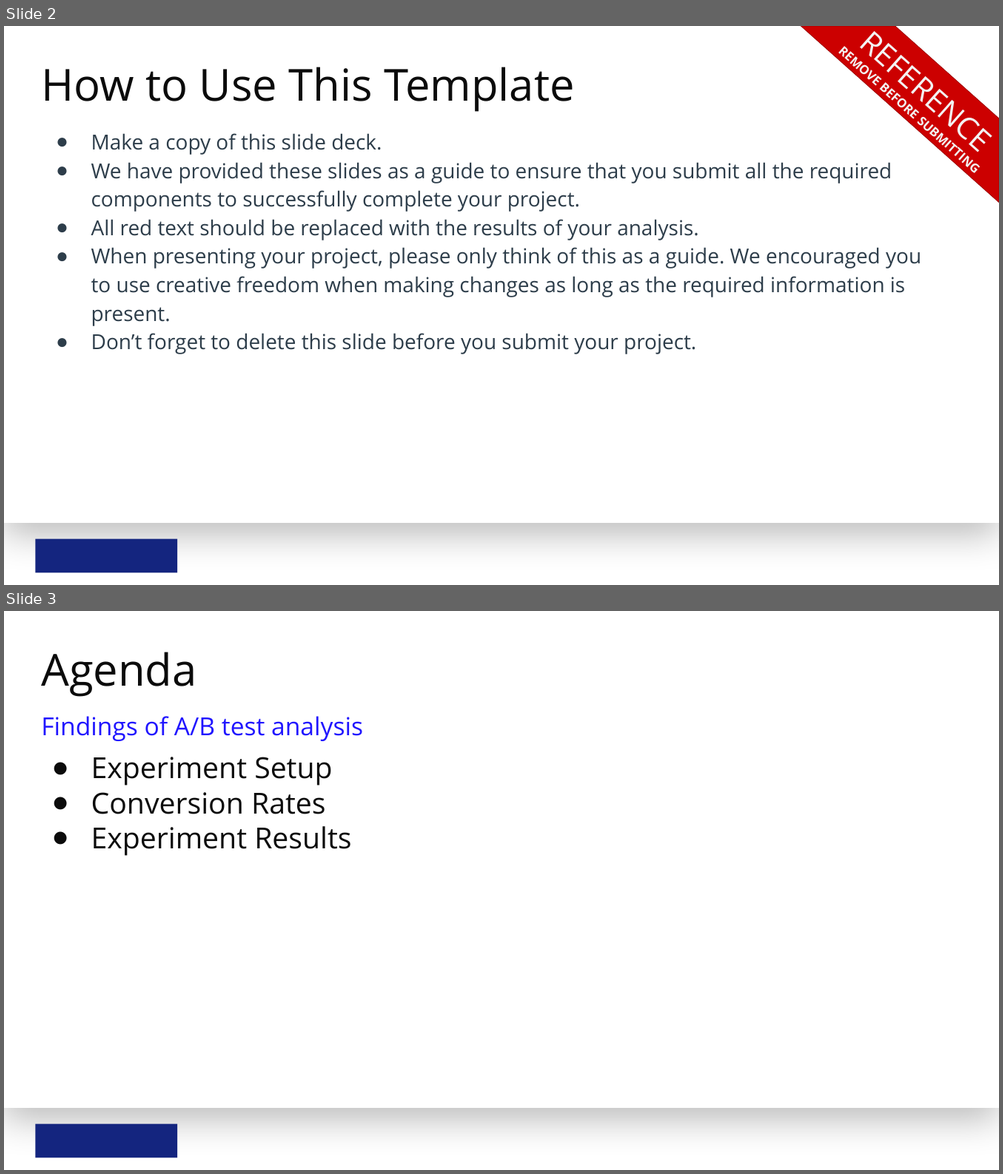
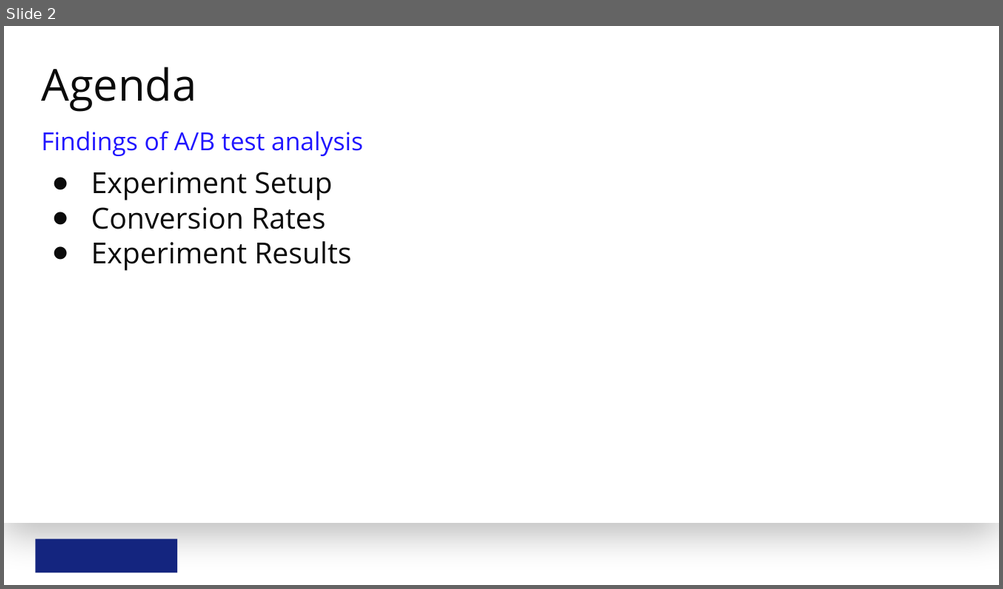
Before and after one commit to marcosquant/statistics-for-data-analysis, a slide deck: project_3/analyze-a_b-test-results-template.pptx. Shown one above the other, each under a label of ours: slides 2 and 3 before the commit, slide 2 after it. The pictures are 1003x1174 and 1003x589 pixels, drawn with LibreOffice and Linux fonts; fonts in the diff are those of the drawing; background and template pictures are left out. Boxes give left, top, right and bottom in pixels: in the first picture for what was removed or moved away, otherwise in the second. Text is boxed around its words. In the diff, an @@ line names an element or a change of style, - is before the commit and + after.

Commit message:
Complete A/B test analysis project

```diff
--- a/project_3/analyze-a_b-test-results-template.pptx
+++ b/project_3/analyze-a_b-test-results-template.pptx
@@ slide 2 removed at [4,26,999,585], background #FFFFFF; not listed: 2 template elements that a slide beside it also shows @@
@@ diag stripe removed at [801,26,999,203] @@
@@ text removed at [833,26,999,176] @@
-REFERENCE
-REMOVE BEFORE SUBMITTING
@@ title removed at [41,67,574,112] @@
-How to Use This Template
@@ text removed at [91,133,921,355] @@
-● Make a copy of this slide deck.
-● We have provided these slides as a guide to ensure that you submit all the required components to successfully complete your project.
-● All red text should be replaced with the results of your analysis.
-● When presenting your project, please only think of this as a guide. We encouraged you to use creative freedom when making changes as long as the required information is present.
-● Don’t forget to delete this slide before you submit your project.
@@ what was slide 3 is now slide 2 @@
```
Also in this commit, not shown: 3 slides changed, 1 slide added, 1 other slide removed, 1 other file.
